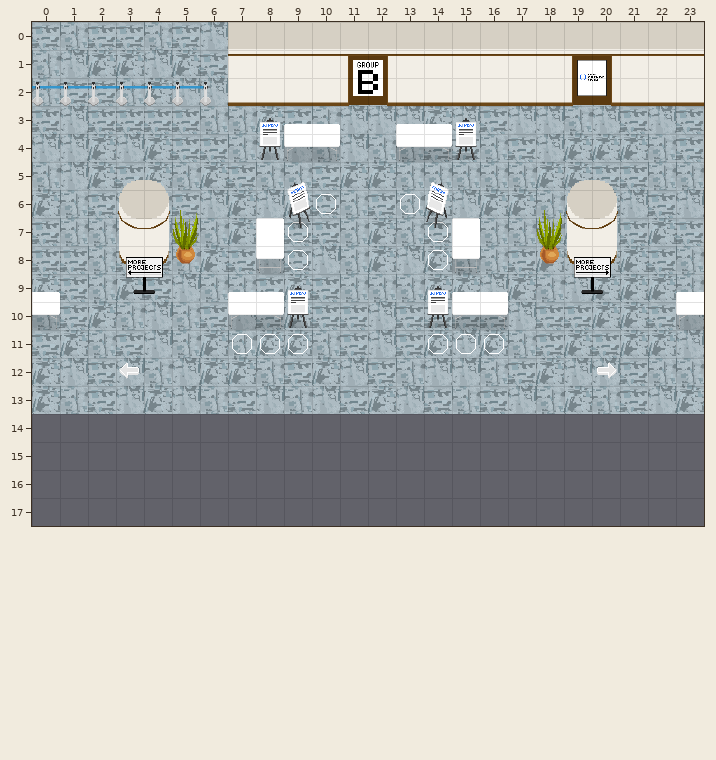
Tiled map (JSON), stored at maps/UCC_Foyer_2.json. The picture above is the old version.
Cells are 32x32 px. Shown: x 0..23, y 0..17. Tiles whose own drawing changed are shown in their newer look in all pictures. The old version is drawn lined up with the new one.
Once edited:
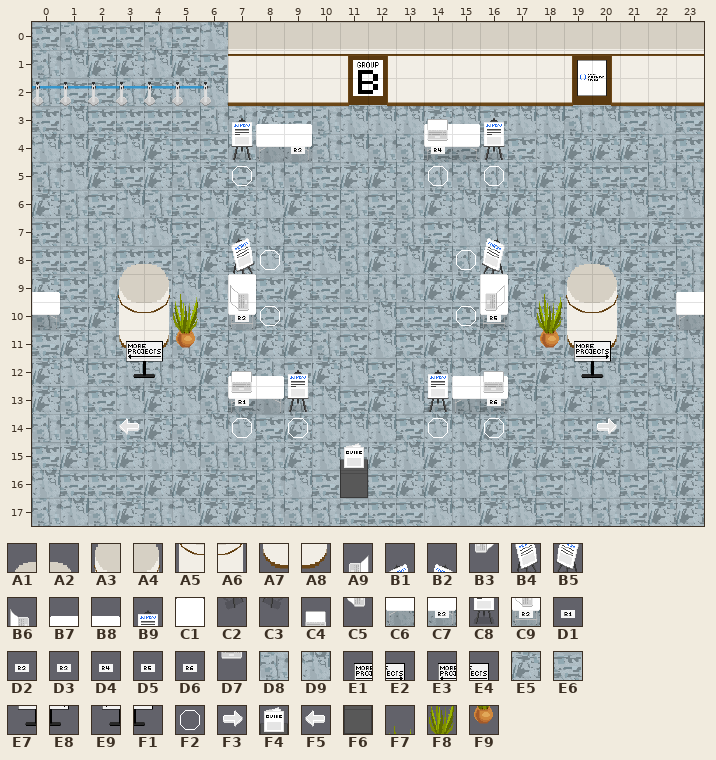
Key: from "Demo_Day": A1 0, A2 1, A3 25, A4 26, A5 50, A6 51, A7 75, A8 76, A9 102, B1 107, B2 108, B3 127, B4 132, B5 133, B6 152, B7 153, B8 154, B9 155, C1 156, C2 157, C3 158, C4 175, C5 177, C6 178, C7 179, C8 180, C9 181, D1 184, D2 185, D3 186, D4 187, D5 188, D6 189, D7 200, D8 225, D9 226, E1 229, E2 230, E3 233, E4 234, E5 250, E6 251, E7 254, E8 255, E9 258, F1 259, F2 312, F3 313, F4 316, F5 338, F6 341; from "WA_Decoration": F7 64, F8 76, F9 88.
__ is an empty cell, .. an unchanged one.
Tiles of an added or newly shown layer are drawn over the layers below it.
See-through tiles are keyed as they look on the map.
The edit:
map size 24x14 -> 24x18 cells
--- layer "floor"
@@ x 0..23 @@
-14 __ __ __ __ __ __ __ __ __ __ __ __ __ __ __ __ __ __ __ __ __ __ __ __
-15 __ __ __ __ __ __ __ __ __ __ __ __ __ __ __ __ __ __ __ __ __ __ __ __
-16 __ __ __ __ __ __ __ __ __ __ __ .. __ __ __ __ __ __ __ __ __ __ __ __
-17 __ __ __ __ __ __ __ __ __ __ __ __ __ __ __ __ __ __ __ __ __ __ __ __
+14 D8 D8 D8 E6 E5 D8 D9 D9 E6 E5 D9 D9 D9 E6 D9 D9 E5 E6 D8 E6 E6 D9 E6 D9
+15 E6 E5 D8 E5 D9 D9 D8 D8 D8 E5 D9 E6 E5 D9 E5 D9 D9 E5 E5 E6 E5 D9 E6 E5
+16 D9 E6 E6 E6 E5 E5 E5 E6 D8 D9 E6 .. E6 E5 E5 D9 E6 D8 E6 D9 D9 E6 D8 E5
+17 D8 D9 D8 E5 D8 D9 E5 E5 D8 D8 D8 E6 E6 E6 D9 D9 E5 D9 E6 D8 D8 E6 E5 E5
--- layer "walls"
@@ x 3..20 @@
- 5 A1 A2 .. .. .. .. .. .. .. .. .. .. .. .. .. .. A1 A2
- 6 A3 A4 F7 .. .. .. .. F2 .. .. F2 .. .. .. .. F7 A3 A4
- 7 A5 A6 F8 .. .. .. F2 .. .. .. .. F2 .. .. .. F8 A5 A6
- 8 A7 A8 F9 .. .. .. F2 .. .. .. .. F2 .. .. .. F9 A7 A8
- 9 __ __ __ .. .. .. .. .. .. .. .. .. .. .. .. __ __ __
-10 __ __ __ .. .. .. .. .. .. .. .. .. .. .. .. __ __ __
-11 __ __ __ .. F2 F2 F2 .. .. .. .. F2 F2 F2 .. __ __ __
-12 F5 .. .. .. .. .. .. .. .. .. .. .. .. .. .. .. .. F3
+ 5 __ __ .. .. .. .. .. .. .. .. .. .. .. .. .. .. __ __
+ 6 __ __ __ .. .. .. .. __ .. .. __ .. .. .. .. __ __ __
+ 7 __ __ __ .. .. .. __ .. .. .. .. __ .. .. .. __ __ __
+ 8 A1 A2 __ .. .. .. __ .. .. .. .. __ .. .. .. __ A1 A2
+ 9 A3 A4 F7 .. .. .. .. .. .. .. .. .. .. .. .. F7 A3 A4
+10 A5 A6 F8 .. .. .. .. .. .. .. .. .. .. .. .. F8 A5 A6
+11 A7 A8 F9 .. __ __ __ .. .. .. .. __ __ __ .. F9 A7 A8
+12 __ .. .. .. .. .. .. .. .. .. .. .. .. .. .. .. .. __
--- layer "Indicators" (added)
@@ x 7..16 @@
- 5 __ .. .. .. .. .. .. __ .. __
+ 5 F2 .. .. .. .. .. .. F2 .. F2
@@ x 8..15 @@
- 8 __ .. .. .. .. .. .. __
+ 8 F2 .. .. .. .. .. .. F2
@@ x 8..15 @@
-10 __ .. .. .. .. .. .. __
+10 F2 .. .. .. .. .. .. F2
@@ x 3..20 @@
-14 __ .. .. .. __ .. __ .. .. .. .. __ .. __ .. .. .. __
+14 F5 .. .. .. F2 .. F2 .. .. .. .. F2 .. F2 .. .. .. F3
--- layer "belowFurniture"
@@ x 7..16 @@
- 5 .. .. B1 .. .. .. .. B2 .. ..
- 6 .. .. B4 .. .. .. .. B5 .. ..
- 7 __ .. C2 .. .. .. .. C3 .. __
- 8 __ .. .. .. .. .. .. .. .. __
- 9 __ .. .. .. .. .. .. .. .. __
+ 5 .. .. __ .. .. .. .. __ .. ..
+ 6 .. .. __ .. .. .. .. __ .. ..
+ 7 B1 .. __ .. .. .. .. __ .. B2
+ 8 B4 .. .. .. .. .. .. .. .. B5
+ 9 C2 .. .. .. .. .. .. .. .. C3
--- layer "furniture"
@@ x 7..16 @@
- 3 __ B9 .. B8 .. .. B7 B8 B9 __
- 4 __ C8 C6 C7 .. .. C6 C7 C8 __
+ 3 B9 B7 .. __ .. .. __ B7 B8 B9
+ 4 C8 C6 C7 __ .. .. __ C6 C7 C8
@@ x 3..20 @@
- 7 .. .. .. .. .. C1 .. .. .. .. .. .. C1 .. .. .. .. ..
- 8 E3 E4 .. .. .. C9 .. .. .. .. .. .. C9 .. .. .. E1 E2
- 9 E9 F1 .. .. B7 B8 B9 .. .. .. .. B9 B7 B8 .. .. E7 E8
-10 .. .. .. .. C6 C7 C8 .. .. .. .. C8 C6 C7 .. .. .. ..
-11 __ __ .. .. .. .. .. .. .. .. .. .. .. .. .. .. __ __
-12 __ __ .. .. __ __ __ .. .. .. .. __ __ __ .. .. __ __
-13 .. .. .. .. __ __ __ .. .. .. .. __ __ __ .. .. .. ..
+ 7 .. .. .. .. .. __ .. .. .. .. .. .. __ .. .. .. .. ..
+ 8 __ __ .. .. .. __ .. .. .. .. .. .. __ .. .. .. __ __
+ 9 __ __ .. .. C1 __ __ .. .. .. .. __ __ C1 .. .. __ __
+10 .. .. .. .. C9 __ __ .. .. .. .. __ __ C9 .. .. .. ..
+11 E3 E4 .. .. .. .. .. .. .. .. .. .. .. .. .. .. E1 E2
+12 E9 F1 .. .. B7 B8 B9 .. .. .. .. B9 B7 B8 .. .. E7 E8
+13 .. .. .. .. C6 C7 C8 .. .. .. .. C8 C6 C7 .. .. .. ..
@@ x 11..11 @@
-15 __
-16 __
+15 F4
+16 F6
--- layer "aboveFurniture"
@@ x 9..14 @@
- 4 __ .. .. .. .. __
+ 4 D3 .. .. .. .. D4
@@ x 7..16 @@
-10 __ .. .. .. .. .. .. .. .. __
+10 D2 .. .. .. .. .. .. .. .. D5
@@ x 7..16 @@
-13 __ .. .. .. .. .. .. .. .. __
+13 D1 .. .. .. .. .. .. .. .. D6
--- layer "Tile Layer 30" (added)
@@ x 14..14 @@
- 3 __
- 4 __
+ 3 C4
+ 4 D7
@@ x 7..16 @@
- 9 __ .. .. .. .. .. .. .. .. __
-10 __ .. .. .. .. .. .. .. .. __
+ 9 B6 .. .. .. .. .. .. .. .. A9
+10 C5 .. .. .. .. .. .. .. .. B3
@@ x 7..16 @@
-12 __ .. .. .. .. .. .. .. .. __
-13 __ .. .. .. .. .. .. .. .. __
+12 C4 .. .. .. .. .. .. .. .. C4
+13 D7 .. .. .. .. .. .. .. .. D7
--- layer "abovePlayer1"
@@ x 3..20 @@
- 5 A1 A2 .. .. .. .. .. .. .. .. .. .. .. .. .. .. A1 A2
+ 5 __ __ .. .. .. .. .. .. .. .. .. .. .. .. .. .. __ __
@@ x 3..20 @@
- 8 __ __ .. .. .. .. .. .. .. .. .. .. .. .. .. .. __ __
+ 8 A1 A2 .. .. .. .. .. .. .. .. .. .. .. .. .. .. A1 A2
Pixel boxes of the changes (left, top, right, bottom) in both pictures:
changed: (32, 118, 704, 526)
